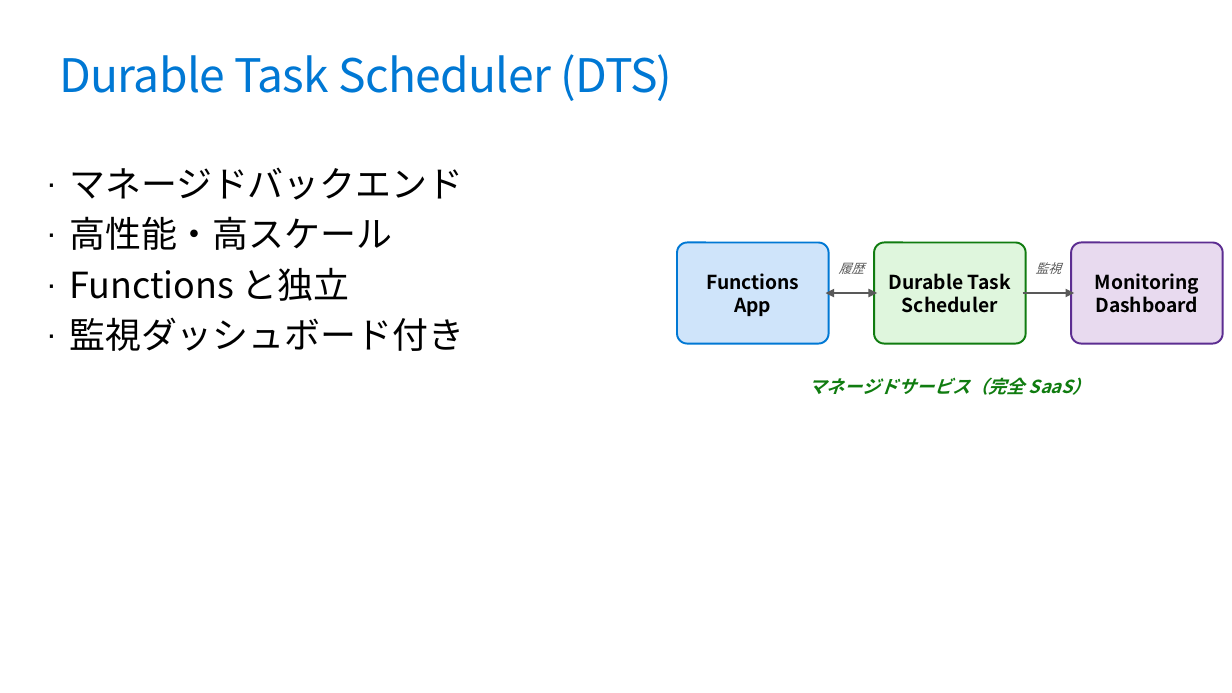
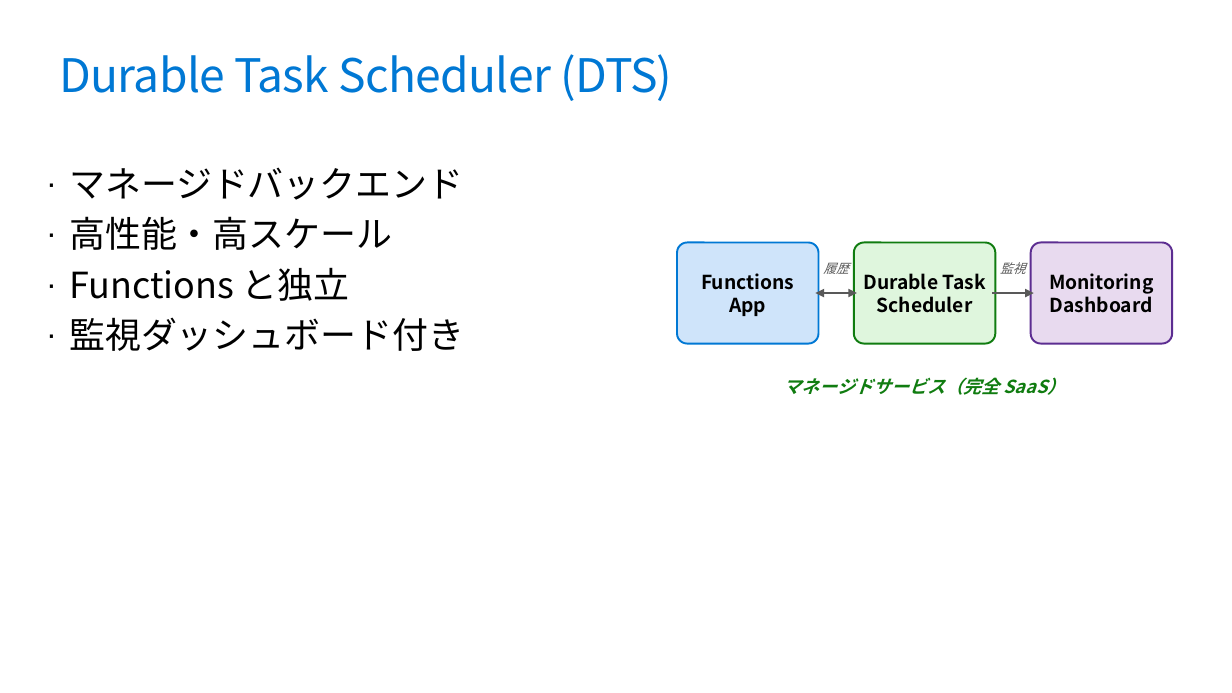
Before and after one commit to runceel/yonayona-durable, a slide deck: slide 16 of slides/slides.pptx. Drawn at 1232x693 pixels with LibreOffice and Linux fonts; fonts in the diff are those of the drawing; background and template pictures are left out. Boxes give left, top, right and bottom in pixels: in the first picture for what was removed or moved away, otherwise in the second. Text is boxed around its words. In the diff, an @@ line names an element or a change of style, - is before the commit and + after.

```diff
--- a/slides/slides.pptx
+++ b/slides/slides.pptx
@@ rounded rectangle "Functions": place and size @@
-rounded rectangle "Functions" at [677, 242, 829, 343]
+rounded rectangle "Functions" at [677, 242, 819, 343]
@@ text "履歴": place and size @@
-text "履歴" at [839, 263, 865, 274]
+text "履歴" at [823, 263, 849, 274]
@@ rounded rectangle "Durable Task": place and size @@
-rounded rectangle "Durable Task" at [874, 242, 1026, 343]
+rounded rectangle "Durable Task" at [854, 242, 995, 343]
@@ text "監視": place and size @@
-text "監視" at [1036, 262, 1062, 274]
+text "監視" at [1000, 262, 1026, 274]
@@ rounded rectangle "Monitoring": place and size @@
-rounded rectangle "Monitoring" at [1071, 242, 1223, 343]
+rounded rectangle "Monitoring" at [1031, 242, 1172, 343]
@@ double arrow moved from (825, 293) - (877, 293) to (816, 293) - (857, 293) @@
@@ arrow moved from (1023, 293) - (1075, 293) to (993, 293) - (1034, 293) @@
@@ text "マネージドサービス（完全 SaaS）": place and size @@
-text "マネージドサービス（完全 SaaS）" at [809, 377, 1091, 395]
+text "マネージドサービス（完全 SaaS）" at [784, 377, 1066, 395]
```
Also in this commit, not shown: 4 other slides changed.
